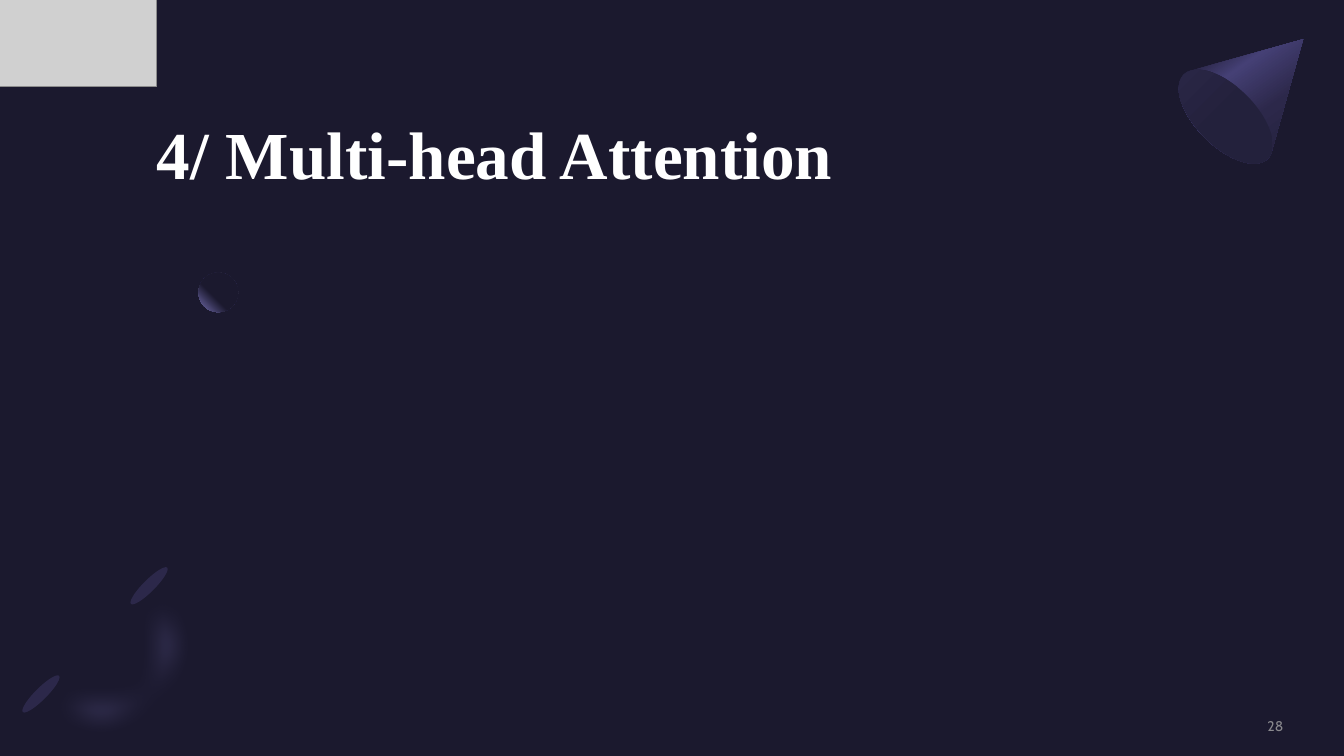
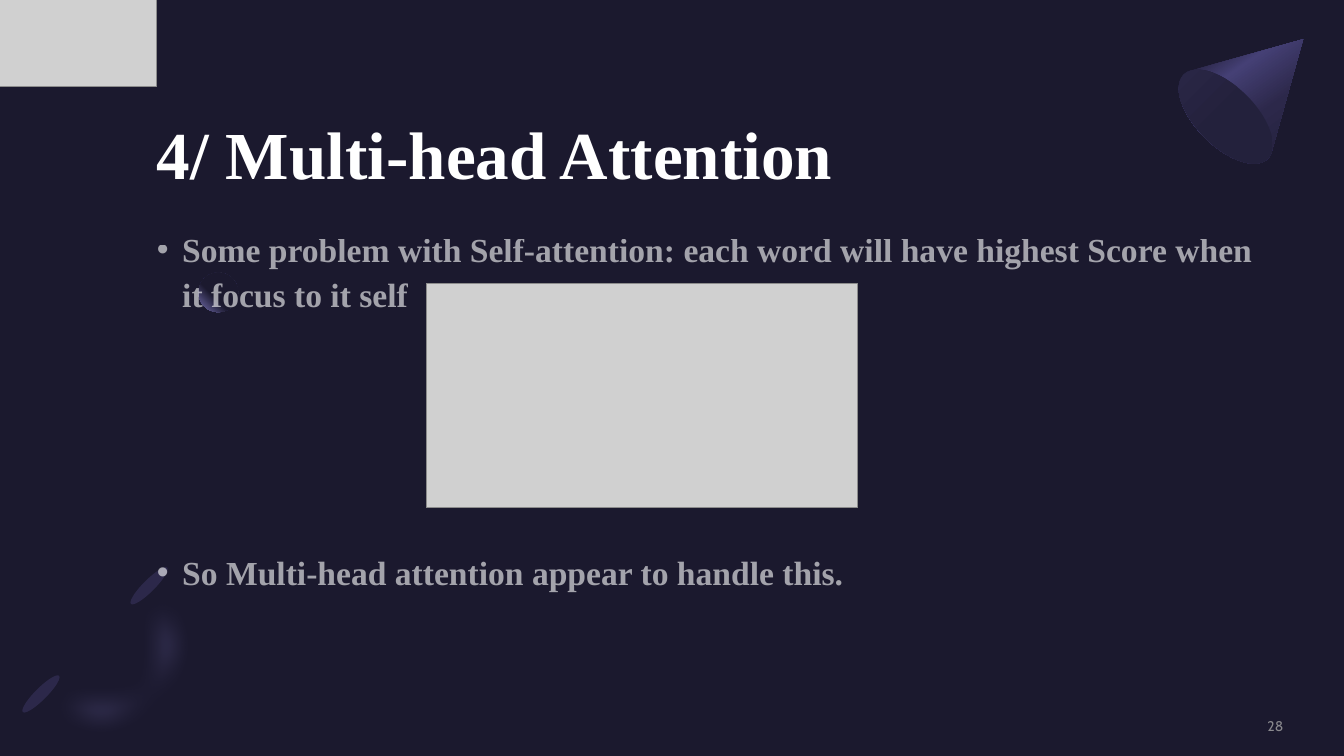
Before and after one commit to kiranes8c/CNTT2, a slide deck: slide 28 of DOC/Tuan 1 - Tìm hiểu machine translation.pptx. Drawn at 1344x756 pixels with LibreOffice and Linux fonts; fonts in the diff are those of the drawing; grey boxes stand for pictures. Boxes give left, top, right and bottom in pixels: in the first picture for what was removed or moved away, otherwise in the second. Text is boxed around its words. In the diff, an @@ line names an element or a change of style, - is before the commit and + after.

```diff
--- a/DOC/Tuan 1 - Tìm hiểu machine translation.pptx
+++ b/DOC/Tuan 1 - Tìm hiểu machine translation.pptx
@@ text added at box(182, 239, 1252, 591), 24 pt, text #FFFFFF at 60% opacity, bold @@
+• Some problem with Self-attention: each word will have highest Score when it focus to it self
+• So Multi-head attention appear to handle this.
@@ picture added at box(426, 283, 858, 507) @@
```
Also in this commit, not shown: 6 slides added, 3 slides removed.
